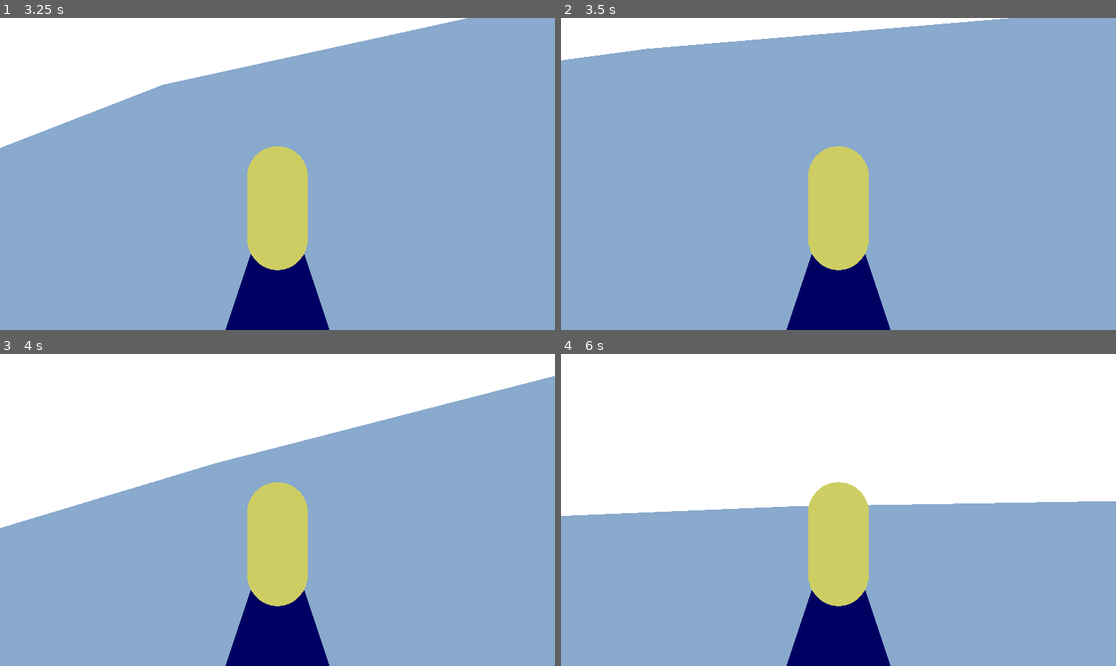
Above: before the commit, frames 1-4 (two rows, left to right).
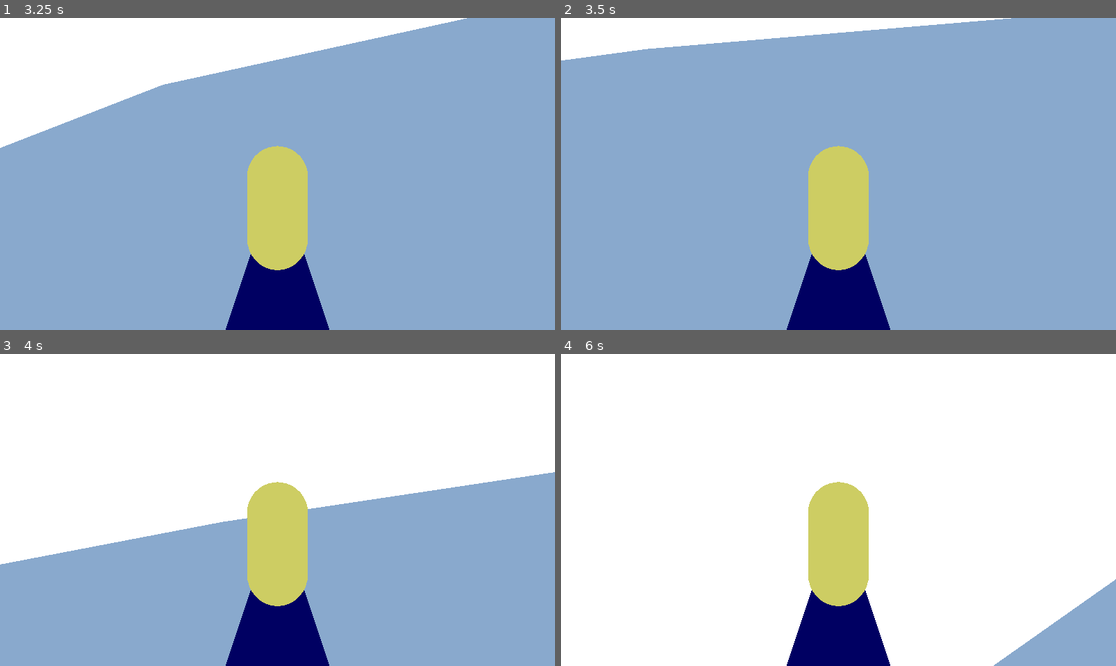
Above: after the commit, the same moments.

Repository: evilhunter93/frozen-board
Game: Godot game, scene res://scenes/game.tscn
Two runs of this game, one before a commit and one after it. Both use one fixed random seed, a clock stepped at 60 frames per second and the inputs below.
Inputs:
- Up to frame 1 (3.25 s): hold Right (steer_right) 0.53-1.28 s; tap Space (charge_jump) at 0.77, 1.52, 3.02 s; hold Left (steer_left) 1.28-2.03 s; hold Right (steer_right) from 2.03 s (still down)
- Up to frame 2 (3.5 s): keep holding Right (steer_right)
- Up to frame 3 (4 s): release Right (steer_right) at 3.53 s; hold Left (steer_left) from 3.53 s (still down); tap Space (charge_jump) at 3.77 s
- Up to frame 4 (6 s): tap Space (charge_jump) at 4.52 s; release Left (steer_left) at 5.78 s; hold Right (steer_right) from 5.78 s (still down)

Frame 1 is identical in both runs. In frame 2, less than 0.1% of the frame differs, in the area x 0-82%, y 0-14%; in frame 3, 20%; in frame 4, 42%, in the area x 0-100%, y 40-100%.

Commit message:
fix(physics): changed slopes to walls
This allows gravity follow-through
after landing on a slope.
Might be better ways of doing this?

Diff:
--- a/scenes/player.tscn
+++ b/scenes/player.tscn
@@ -20,6 +20,7 @@
 
 [node name="Snowboarder" type="CharacterBody3D"]
 collision_mask = 2
+floor_max_angle = 0.17453292
 floor_snap_length = 0.5
 script = ExtResource("1_ryifn")
 
--- a/scripts/player.gd
+++ b/scripts/player.gd
@@ -3,30 +3,31 @@
 @export var max_speed := 20
 @export var acceleration := 2.0
 @export var max_fall_speed := 30
-@export var max_jump_velocity_y := 4.5
+@export var max_jump_velocity_y := 10
 @export var max_jump_velocity_z := 2.0
 @export var jump_charge_time := 1.0
 @export var turn_speed := 1.0
 @export var min_speed := 4.0
-@export var drag := 1.0
+@export var drag := 3.0
 
 @onready var character_mesh: MeshInstance3D = $CharacterMesh
 
 const SPEED = 5.0
 var jump_charge := 0.0
-const JUMP_VELOCITY = 4.5
 var was_in_air = true
 
 func _physics_process(delta: float) -> void:
-	var character_form = _align_with_surface(character_mesh.global_transform)
-	character_mesh.global_transform = \
-		character_mesh.global_transform.interpolate_with(character_form, 0.1)
+	if is_on_floor() or is_on_wall():
+		var character_form = _align_with_surface(character_mesh.global_transform)
+		character_mesh.global_transform = \
+			character_mesh.global_transform.interpolate_with(character_form, 0.1)
+
 	# Add the gravity and handle acceleration
-	if not is_on_floor():
+	if not is_on_floor() and not is_on_wall():
 		was_in_air = true
 		velocity += get_gravity() * delta
 
-	if is_on_floor():
+	if is_on_wall():
 		_slide_velocity(delta)
 
 
@@ -40,19 +41,22 @@
 	move_and_slide()
 
 func _slide_velocity(delta: float) -> void:
-	var floor_normal = get_floor_normal()
+	var wall_normal = get_wall_normal()
 
 	if was_in_air:
 		was_in_air = false
-		velocity = velocity.slide(floor_normal)
+		print(velocity)
+		velocity = velocity.slide(wall_normal)
+		print(wall_normal)
+		print(velocity)
 
 	var gravity_direction: Vector3 = get_gravity().normalized()
-	var downhill_direction: Vector3 = gravity_direction.slide(floor_normal).normalized()
+	var downhill_direction: Vector3 = gravity_direction.slide(wall_normal).normalized()
 	# Calculate acceleration along the slope
 	var slope_acceleration: Vector3 = downhill_direction * get_gravity().length()
 
 	var z_direction: Vector3 = (-global_basis.z).normalized()
-	var z_slope_direction: Vector3 = z_direction.slide(floor_normal).normalized()
+	var z_slope_direction: Vector3 = z_direction.slide(wall_normal).normalized()
 	var z_acceleration: Vector3 = slope_acceleration.project(z_slope_direction)
 
 	# Apply acceleration to velocity
@@ -83,10 +87,8 @@
 	var normal = Vector3.ZERO
 	if is_on_floor():
 		normal = get_floor_normal()
-	elif is_on_wall():
+	else:
 		normal = get_wall_normal()
-	else:
-		normal = Vector3.UP
 
 	xform.basis.y = normal
 	xform.basis.x = -xform.basis.z.cross(normal)
